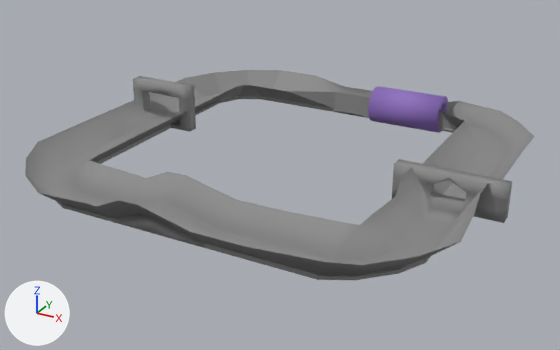
What one commit did to the OBJ model Jetpack Jetpack Party DX11/Assets/Models/BasicTrack.obj.
One viewpoint serves both versions: a camera (50 mm lens) standing at (41.3, -58.8, 24.2) and looking at (14.1, -9.3, -0.6). Every picture has the same lights, and +X, +Y and +Z are marked at lower left. Where no turn or scale is listed for an object, it has been applied to the vertices.
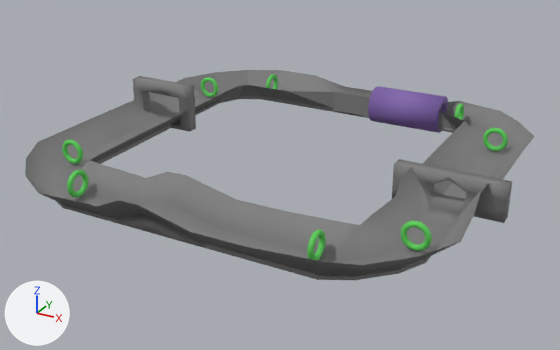
Boxes [x1, y1, x2, y2] around the edits, measured in the pictures (560 x 350 px):
'Checkpoint_4_Torus', added (green)
    after: [400, 221, 432, 251]
'Checkpoint_3_Torus', added
    after: [307, 230, 326, 260]
'Checkpoint_2_Torus', added
    after: [67, 170, 88, 197]
'Checkpoint_5_Torus', added
    after: [483, 128, 508, 151]
'Checkpoint_8_Torus', added
    after: [62, 140, 83, 164]
'Checkpoint__Torus', added
    after: [201, 77, 218, 97]
'Checkpoint_6_Torus', added
    after: [454, 104, 464, 120]
'Checkpoint_7_Torus', added
    after: [266, 74, 278, 90]

Patch to the scene script:
```diff
--- a/Jetpack Jetpack Party DX11/Assets/Models/BasicTrack.obj.py
+++ b/Jetpack Jetpack Party DX11/Assets/Models/BasicTrack.obj.py
@@ ob_checkpoint__torus @@
+ob_checkpoint__torus = bpy.data.objects.new('Checkpoint__Torus', me_checkpoint__torus)  # a torus around y (ring radius 0.8, tube radius 0.2) spanning x -1.06..0.94, y 1.9..2.3, z 0.44..2.44; in mat_checkpoint (green #5cd159)
+ob_checkpoint__torus.location = (0.0, 0.0, 0.0)
@@ ob_checkpoint_8_torus @@
+ob_checkpoint_8_torus = bpy.data.objects.new('Checkpoint_8_Torus', me_checkpoint_8_torus)  # a torus around y (ring radius 0.8, tube radius 0.2) spanning x -1.06..0.94, y -17.38..-16.98, z 0.44..2.44; in mat_checkpoint (green #5cd159)
+ob_checkpoint_8_torus.location = (0.0, 0.0, 0.0)
@@ ob_checkpoint_7_torus @@
+ob_checkpoint_7_torus = bpy.data.objects.new('Checkpoint_7_Torus', me_checkpoint_7_torus)  # a torus around x (ring radius 0.8, tube radius 0.2) spanning x 4.62..5.02, y 4.93..6.93, z 0.44..2.44; in mat_checkpoint (green #5cd159)
+ob_checkpoint_7_torus.location = (0.0, 0.0, 0.0)
@@ ob_checkpoint_6_torus @@
+ob_checkpoint_6_torus = bpy.data.objects.new('Checkpoint_6_Torus', me_checkpoint_6_torus)  # a torus around x (ring radius 0.8, tube radius 0.2) spanning x 23.59..23.99, y 4.93..6.93, z 0.44..2.44; in mat_checkpoint (green #5cd159)
+ob_checkpoint_6_torus.location = (0.0, 0.0, 0.0)
@@ ob_checkpoint_5_torus @@
+ob_checkpoint_5_torus = bpy.data.objects.new('Checkpoint_5_Torus', me_checkpoint_5_torus)  # a torus around y (ring radius 0.8, tube radius 0.2) spanning x 27.18..29.18, y 1.18..1.58, z 0.44..2.44; in mat_checkpoint (green #5cd159)
+ob_checkpoint_5_torus.location = (0.0, 0.0, 0.0)
@@ ob_checkpoint_4_torus @@
+ob_checkpoint_4_torus = bpy.data.objects.new('Checkpoint_4_Torus', me_checkpoint_4_torus)  # a torus around y (ring radius 0.8, tube radius 0.2) spanning x 27.18..29.18, y -17.7..-17.3, z 0.44..2.44; in mat_checkpoint (green #5cd159)
+ob_checkpoint_4_torus.location = (0.0, 0.0, 0.0)
@@ ob_checkpoint_3_torus @@
+ob_checkpoint_3_torus = bpy.data.objects.new('Checkpoint_3_Torus', me_checkpoint_3_torus)  # a torus around x (ring radius 0.8, tube radius 0.2) spanning x 23.16..23.56, y -22.58..-20.58, z 0.44..2.44; in mat_checkpoint (green #5cd159)
+ob_checkpoint_3_torus.location = (0.0, 0.0, 0.0)
@@ ob_checkpoint_2_torus @@
+ob_checkpoint_2_torus = bpy.data.objects.new('Checkpoint_2_Torus', me_checkpoint_2_torus)  # a torus around x (ring radius 0.8, tube radius 0.2) spanning x 4.27..4.67, y -22.58..-20.58, z 0.44..2.44; in mat_checkpoint (green #5cd159)
+ob_checkpoint_2_torus.location = (0.0, 0.0, 0.0)
```
